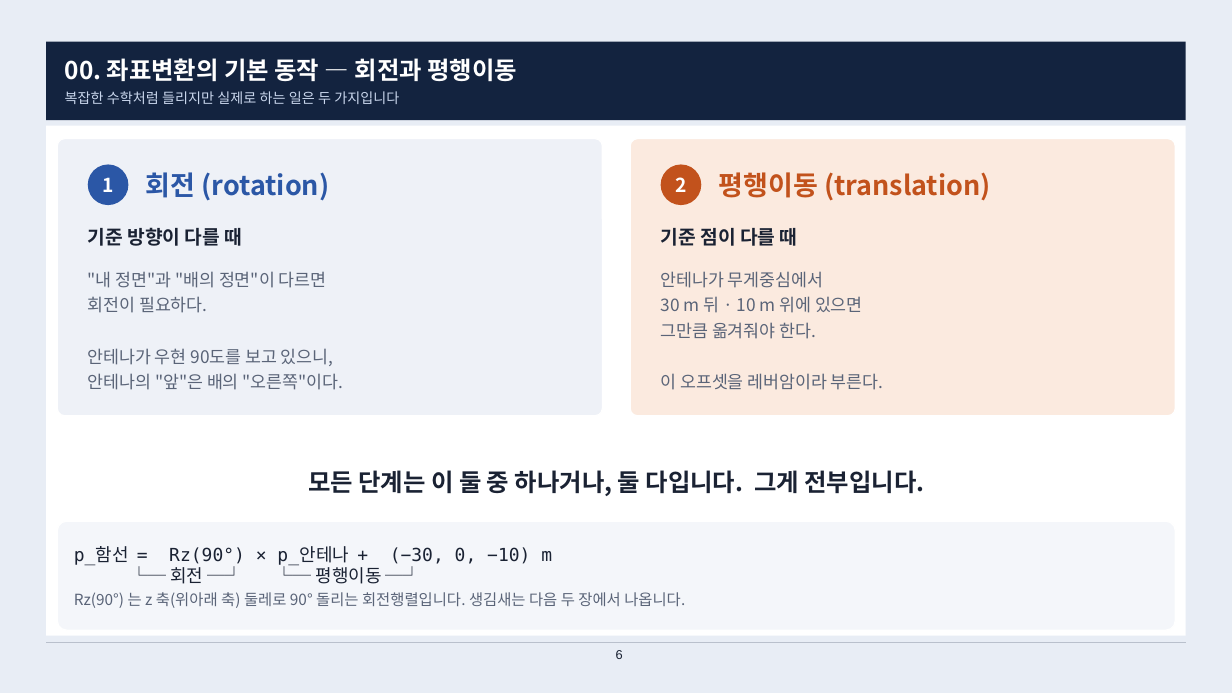
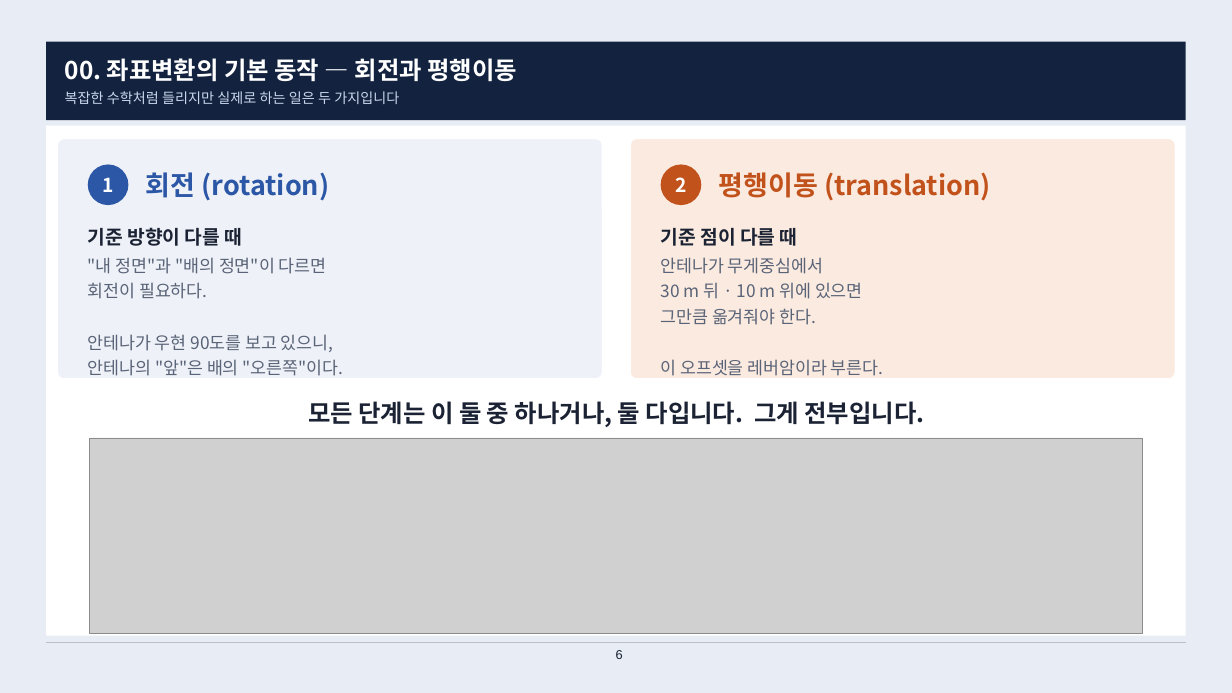
Before and after one commit to harley-hwan/IpcProc, a slide deck: slide 6 of Part2_CoordFrames/ref/산출물/Chapter2_coordinate_systems.pptx. Drawn at 1232x693 pixels with LibreOffice and Linux fonts; fonts in the diff are those of the drawing; grey boxes stand for pictures. Boxes give left, top, right and bottom in pixels: in the first picture for what was removed or moved away, otherwise in the second. Text is boxed around its words. In the diff, an @@ line names an element or a change of style, - is before the commit and + after.

```diff
--- a/Part2_CoordFrames/ref/산출물/Chapter2_coordinate_systems.pptx
+++ b/Part2_CoordFrames/ref/산출물/Chapter2_coordinate_systems.pptx
@@ rounded rectangle: place and size @@
-rounded rectangle at bbox=[57, 139, 603, 416]
+rounded rectangle at bbox=[57, 139, 603, 379]
@@ rounded rectangle: place and size @@
-rounded rectangle at bbox=[630, 139, 1176, 416]
+rounded rectangle at bbox=[630, 139, 1176, 379]
@@ text ""내 정면"과 "배의 정면"이 다르면": place and size @@
-text ""내 정면"과 "배의 정면"이 다르면" at bbox=[88, 271, 344, 390]
+text ""내 정면"과 "배의 정면"이 다르면" at bbox=[88, 257, 344, 376]
@@ text "안테나가 무게중심에서": place and size @@
-text "안테나가 무게중심에서" at bbox=[661, 271, 884, 390]
+text "안테나가 무게중심에서" at bbox=[661, 257, 884, 376]
@@ text "모든 단계는 이 둘 중 ...": place and size @@
-text "모든 단계는 이 둘 중 ..." at bbox=[308, 470, 925, 496]
+text "모든 단계는 이 둘 중 ..." at bbox=[308, 401, 925, 427]
@@ picture added at bbox=[90, 438, 1143, 634] @@
@@ rounded rectangle removed at bbox=[57, 521, 1176, 630] @@
@@ text removed at bbox=[74, 546, 685, 608] @@
-p_함선 = Rz(90°) × p_안테나 + (−30, 0, −10) m
-└─ 회전 ─┘ └─ 평행이동 ─┘
-Rz(90°) 는 z 축(위아래 축) 둘레로 90° 돌리는 회전행렬입니다. 생김새는 다음 두 장에서 나옵니다.
```
Also in this commit, not shown: 6 other slides changed, 1 slide added, 8 other files.
